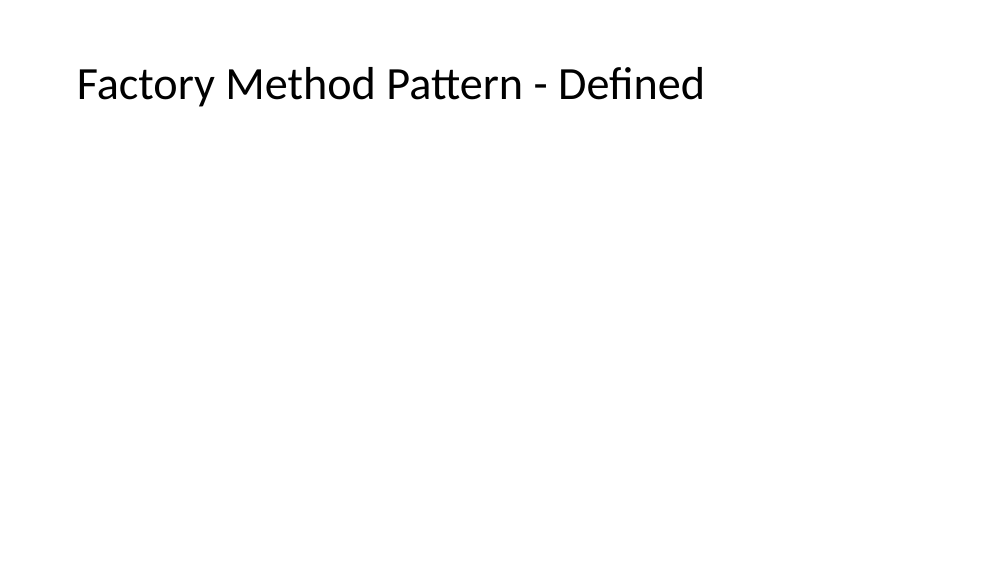
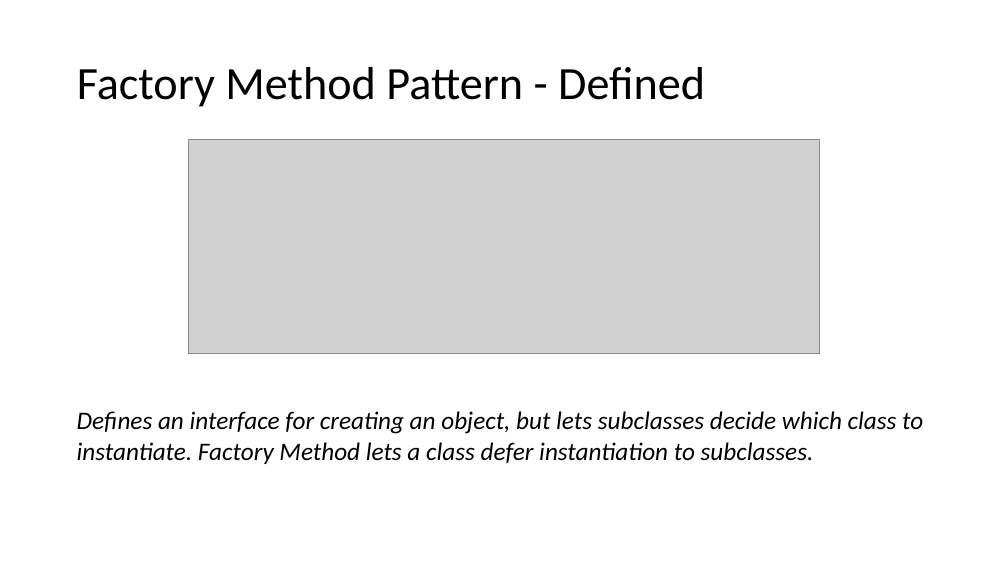
Before and after one commit to crsdrw/patterns, a slide deck: slide 6 of Patterns/docs/Factory Method.pptx. Drawn at 1008x567 pixels with LibreOffice and Linux fonts; fonts in the diff are those of the drawing; grey boxes stand for pictures. Boxes give left, top, right and bottom in pixels: in the first picture for what was removed or moved away, otherwise in the second. Text is boxed around its words. In the diff, an @@ line names an element or a change of style, - is before the commit and + after.

```diff
--- a/Patterns/docs/Factory Method.pptx
+++ b/Patterns/docs/Factory Method.pptx
@@ picture added at (x1=188, y1=140, x2=820, y2=353) @@
@@ text added at (x1=77, y1=411, x2=923, y2=464), 24 pt, text #000000, italic @@
+Defines an interface for creating an object, but lets subclasses decide which class to instantiate. Factory Method lets a class defer instantiation to subclasses.
```
Also in this commit, not shown: 3 other slides changed, 1 other file.
